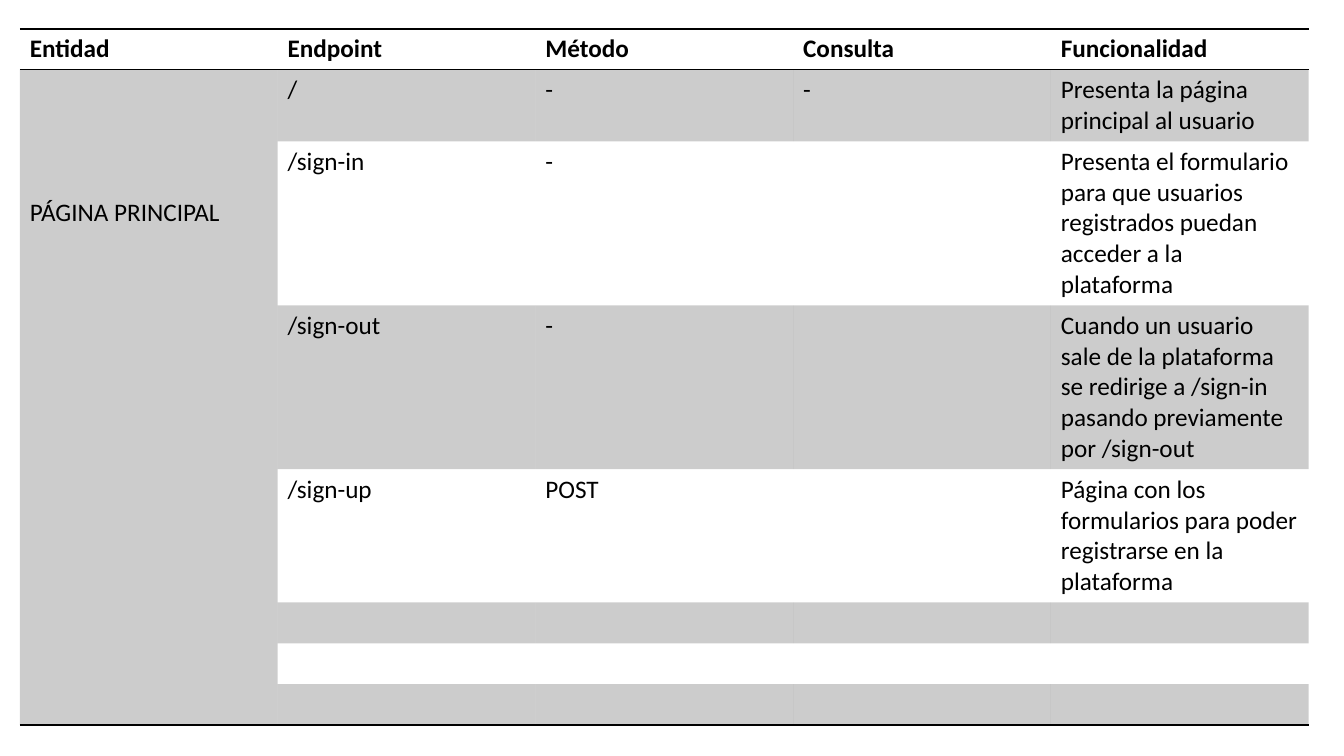
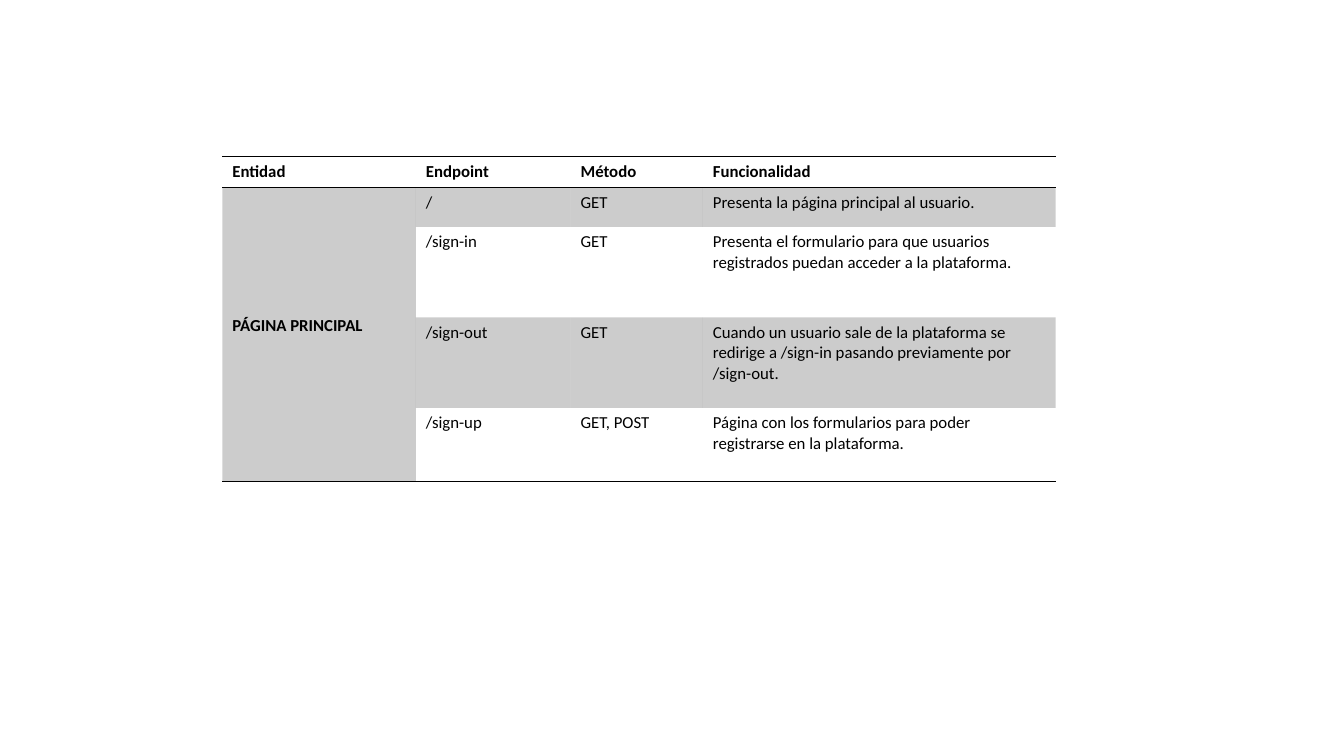
Before and after one commit to jac-code/ICAI, a slide deck: slide 3 of CUARTO/TFG/API/api.pptx (slide 1 before the commit). Drawn at 1344x756 pixels with LibreOffice and Linux fonts; fonts in the diff are those of the drawing. Boxes give left, top, right and bottom in pixels: in the first picture for what was removed or moved away, otherwise in the second. Text is boxed around its words. In the diff, an @@ line names an element or a change of style, - is before the commit and + after.

```diff
--- a/CUARTO/TFG/API/api.pptx
+++ b/CUARTO/TFG/API/api.pptx
@@ table at (223, 156, 1057, 481) @@
-Entidad | Endpoint | Método | Consulta | Funcionalidad
-PÁGINA PRINCIPAL | / | - | - | Presenta la página principal al usuario
- | /sign-in | - |  | Presenta el formulario para que usuarios registrados puedan acceder a la plataforma
- | /sign-out | - |  | Cuando un usuario sale de la plataforma se redirige a /sign-in pasando previamente por /sign-out
- | /sign-up | POST |  | Página con los formularios para poder registrarse en la plataforma
- |  |  |  | 
- |  |  |  | 
- |  |  |  | 
+Entidad | Endpoint | Método | Funcionalidad
+PÁGINA PRINCIPAL | / | GET | Presenta la página principal al usuario.
+ | /sign-in | GET | Presenta el formulario para que usuarios registrados puedan acceder a la plataforma.
+ | /sign-out | GET | Cuando un usuario sale de la plataforma se redirige a /sign-in pasando previamente por /sign-out.
+ | /sign-up | GET, POST | Página con los formularios para poder registrarse en la plataforma.
@@ table: place and size @@
-table at (20, 29, 1311, 717)
+table at (223, 156, 1057, 481)
```
Also in this commit, not shown: 19 slides added, 1 slide removed, 11 other files.
